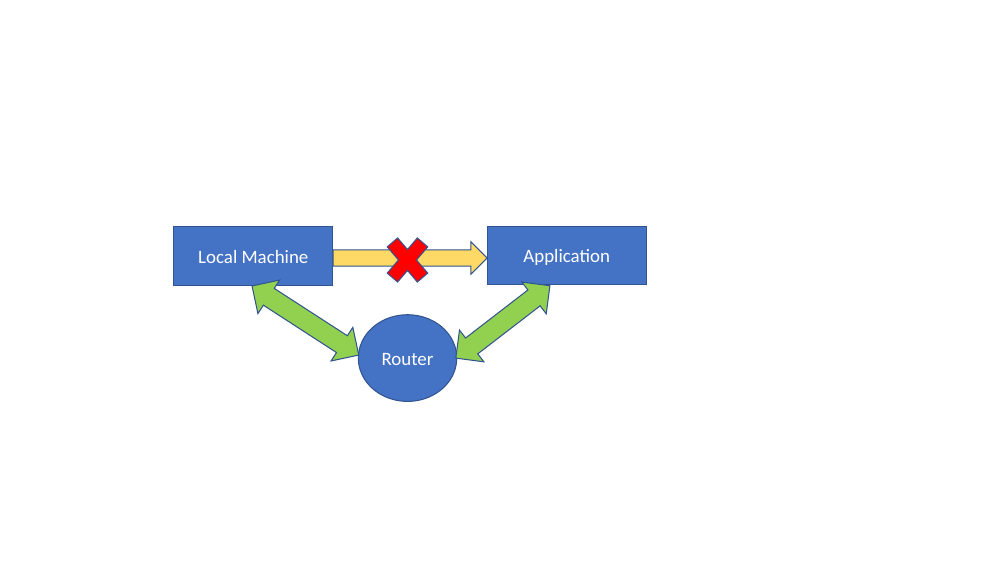
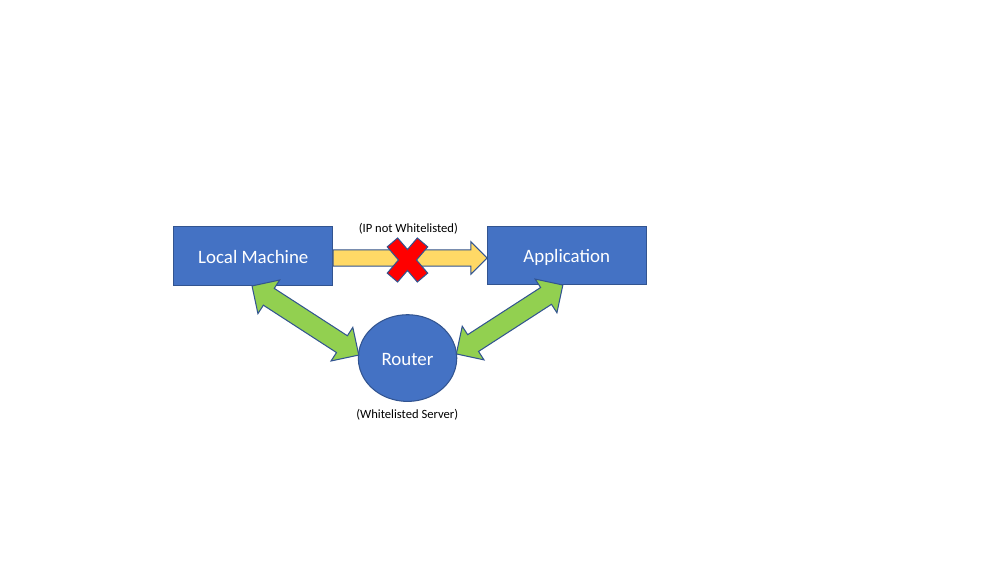
Before and after one commit to rajatdangra/APIRouter, a slide deck: slide 1 of data/Images/RouterConnectivity.pptx. Drawn at 1008x567 pixels with LibreOffice and Linux fonts; fonts in the diff are those of the drawing. Boxes give left, top, right and bottom in pixels: in the first picture for what was removed or moved away, otherwise in the second. Text is boxed around its words. In the diff, an @@ line names an element or a change of style, - is before the commit and + after.

```diff
--- a/data/Images/RouterConnectivity.pptx
+++ b/data/Images/RouterConnectivity.pptx
@@ text added at (359,223,457,234), 12 pt, text #000000 @@
+(IP not Whitelisted)
@@ left right arrow at (445,268,574,371): rotation 322 to 327 degrees @@
@@ text added at (356,409,459,420), 12 pt, text #000000 @@
+(Whitelisted Server)
```
Also in this commit, not shown: 1 other file.
